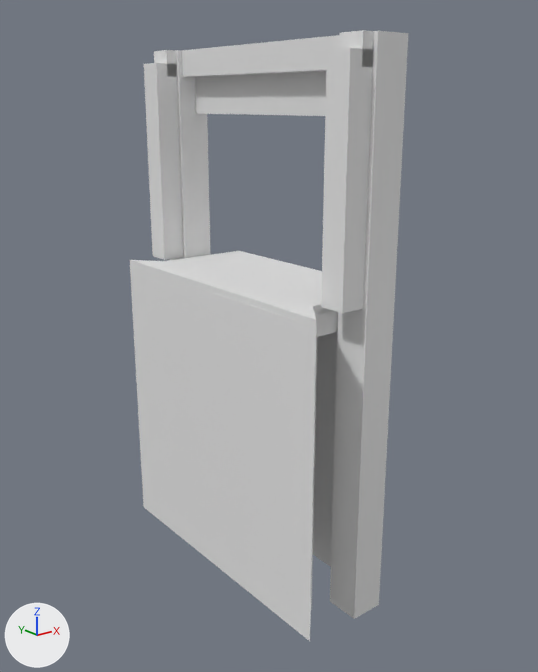
Two versions of the glTF model models/den-hoorn/den-hoorn-brug-fd458581/den-hoorn-brug-fd458581.glb, one commit apart.
The view is the same before and after, from a 50 mm lens placed at (-15.8, -20.3, 6.6), pointed at (0.1, -0.3, -1.4). The axes (+X, +Y, +Z) are drawn at lower left. The lights are the same throughout. The older version comes first.

Objects in the first picture: 'building:balans', 'building:balans 2', 'building:contragewicht', 'building:hamei', 'building:hamei 2', 'building:hangstang', 'building:hangstang 2', 'building:portaal', 'road:inrit', 'road:inrit 3', 'road:landhoofd (aangenomen)', 'road:landhoofd (aangenomen) 2' and 2 more.
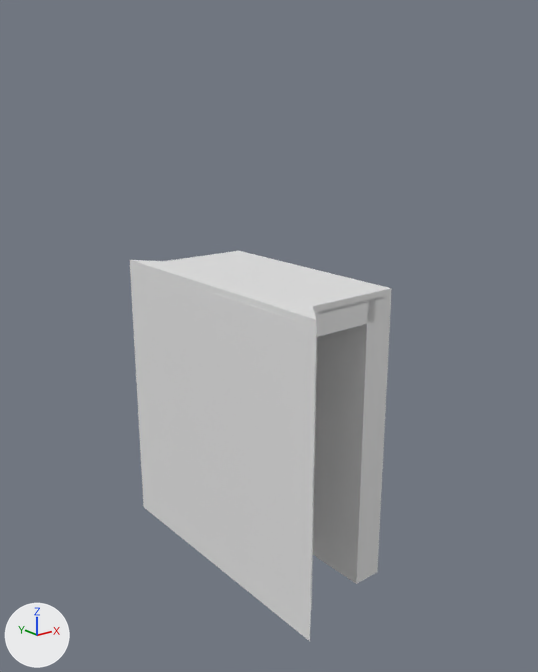
Patch to the scene script:
```diff
--- a/models/den-hoorn/den-hoorn-brug-fd458581/den-hoorn-brug-fd458581.glb.py
+++ b/models/den-hoorn/den-hoorn-brug-fd458581/den-hoorn-brug-fd458581.glb.py
@@ ob_building_hamei @@
-ob_building_hamei = bpy.data.objects.new('building:hamei', me_hamei)
-ob_building_hamei.location = (0.0, 0.0, 0.0)
@@ ob_building_hamei_2 @@
-ob_building_hamei_2 = bpy.data.objects.new('building:hamei 2', me_hamei_2)
-ob_building_hamei_2.location = (0.0, 0.0, 0.0)
@@ ob_building_portaal @@
-ob_building_portaal = bpy.data.objects.new('building:portaal', me_portaal)
-ob_building_portaal.location = (0.0, 0.0, 0.0)
@@ ob_building_balans @@
-ob_building_balans = bpy.data.objects.new('building:balans', me_balans)
-ob_building_balans.location = (0.0, 0.0, 0.0)
@@ ob_building_hangstang @@
-ob_building_hangstang = bpy.data.objects.new('building:hangstang', me_hangstang)
-ob_building_hangstang.location = (0.0, 0.0, 0.0)
@@ ob_building_balans_2 @@
-ob_building_balans_2 = bpy.data.objects.new('building:balans 2', me_balans_2)
-ob_building_balans_2.location = (0.0, 0.0, 0.0)
@@ ob_building_hangstang_2 @@
-ob_building_hangstang_2 = bpy.data.objects.new('building:hangstang 2', me_hangstang_2)
-ob_building_hangstang_2.location = (0.0, 0.0, 0.0)
@@ ob_building_contragewicht @@
-ob_building_contragewicht = bpy.data.objects.new('building:contragewicht', me_contragewicht)
-ob_building_contragewicht.location = (0.0, 0.0, 0.0)
```

Location of each change, [x1, y1, x2, y2] in pixels of the pictures (538 x 672 px):
'building:hamei 2', deleted
    before: [330, 31, 408, 619]
'building:hangstang 2', deleted
    before: [321, 48, 373, 313]
'building:hangstang', deleted
    before: [144, 63, 183, 260]
'building:contragewicht', deleted
    before: [195, 71, 326, 116]
'building:hamei', deleted
    before: [169, 50, 211, 260]
'building:portaal', deleted
    before: [182, 35, 339, 77]
'building:balans 2', deleted
    before: [339, 30, 374, 66]
'building:balans', deleted
    before: [154, 50, 177, 77]
'road:landhoofd (aangenomen) 2', unchanged, uncovered by the edit
    before: [313, 332, 338, 566]
    after: [313, 294, 391, 584]
